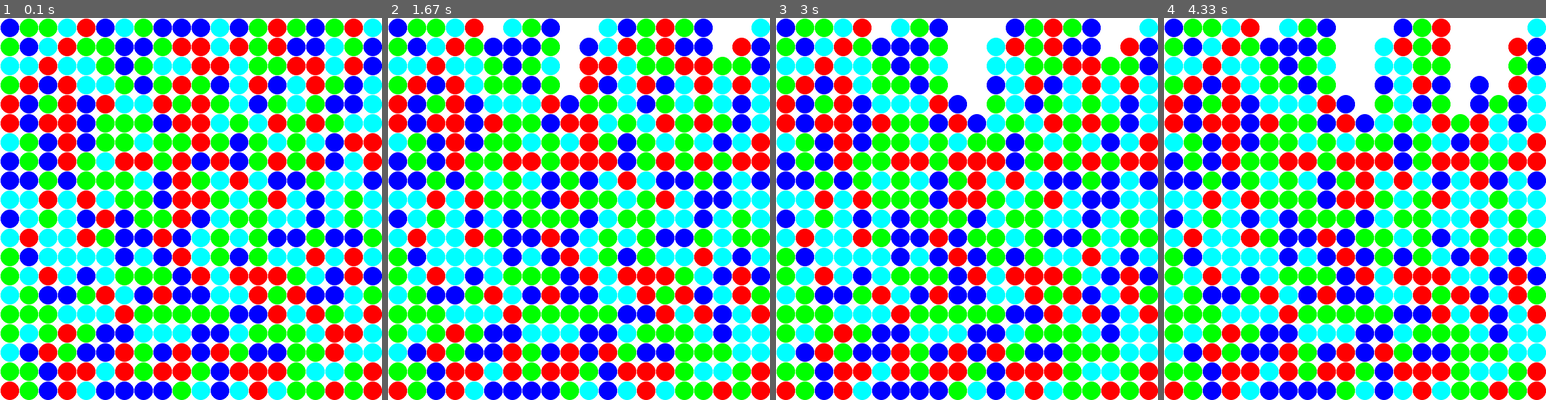
Above: before the commit, frames 1-4 (left to right).
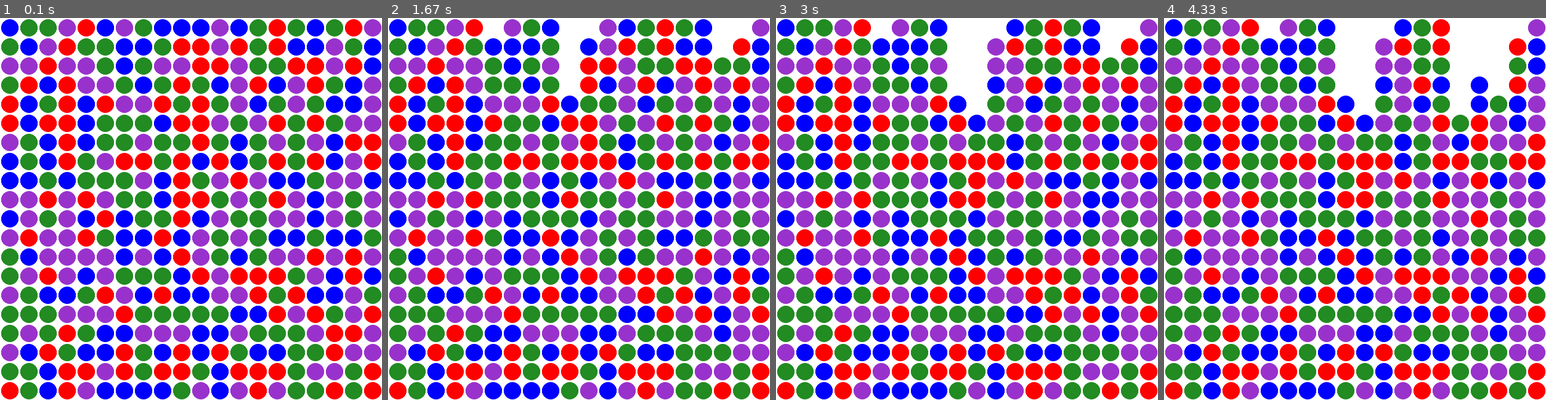
Above: after the commit, the same moments.

Repository: opethe1st/SameGame
Game: pygame game, started from Gui.py
Two runs of this game, one before a commit and one after it. Both use one fixed random seed, a clock stepped at 60 frames per second and the inputs below. The source is Python 2; it was converted automatically to run under Python 3.
Inputs (mouse positions are in pixels of both pictures, inside the frame that each line leads up to):
- Up to frame 1 (0.1 s): no input
- Up to frame 2 (1.67 s): click (563, 228) at 0.38 s; click (487, 212) at 0.83 s; move the mouse to (720, 342) at 1.13 s; click (720, 342) at 1.33 s
- Up to frame 3 (3 s): click (974, 79) at 1.88 s; move the mouse to (970, 251) at 2.23 s; click (970, 251) at 2.47 s; move the mouse to (1066, 270) at 2.83 s
- Up to frame 4 (4.33 s): click (1454, 270) at 3.07 s; move the mouse to (1454, 174) at 3.43 s; click (1454, 174) at 3.67 s; click (1492, 178) at 4.27 s

The runs differ from the first frame. In frame 1, 47% of the frame differs, in the area x 0-100%, y 0-100%; in frame 2, 47%; in frame 3, 46%; in frame 4, 45%.

Commit message:
Add dark orchid, space between circles

Diff:
--- a/Gui.py
+++ b/Gui.py
@@ -14,8 +14,8 @@
 
 def drawCircle(radius,position,colour):
     x,y = position
-    pygame.gfxdraw.filled_circle(screen, x, y , radius*RADIUS-1, colour )
-    pygame.gfxdraw.aacircle(screen, x, y , radius*RADIUS-1, colour )
+    pygame.gfxdraw.filled_circle(screen, x, y , radius*RADIUS-2, colour )
+    pygame.gfxdraw.aacircle(screen, x, y , radius*RADIUS-2, colour )
 
 def drawJoiningSquare(board,side):
     squares = board.joiningSquares(side)
--- a/Logic.py
+++ b/Logic.py
@@ -1,11 +1,11 @@
 import random
-NOCOLOUR,NRED,NBLUE,NGREEN,NCYAN  = 0,1,2,3,4
+NOCOLOUR,NRED,NBLUE,NGREEN,NDARKORCHID  = 0,1,2,3,4
 BLACK = (  0,   0,   0)
 WHITE = (255, 255, 255)
 BLUE =  (  0,   0, 255)
-GREEN = (  0, 255,   0)
+GREEN = (34,139,34)
 RED =   (255,   0,   0)
-CYAN =( 0,  255, 255)
+DARKORCHID =(153,50,204)
 
 
 def numToColour(num):
@@ -15,8 +15,8 @@
         return BLUE
     elif num==NGREEN:
         return GREEN
-    elif num==NCYAN:
-        return CYAN
+    elif num==NDARKORCHID:
+        return DARKORCHID
     else:
         return (255, 255, 255)
 class Ball:
